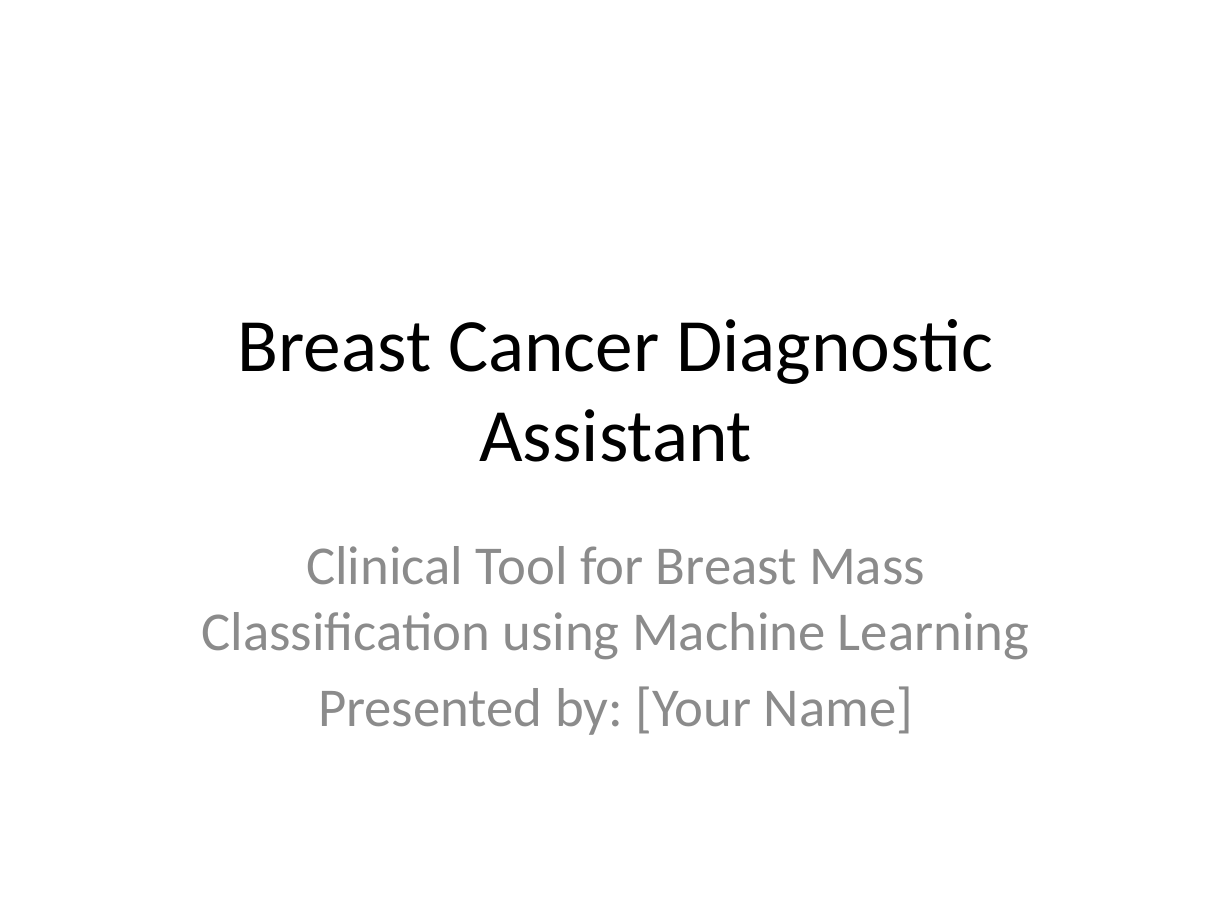
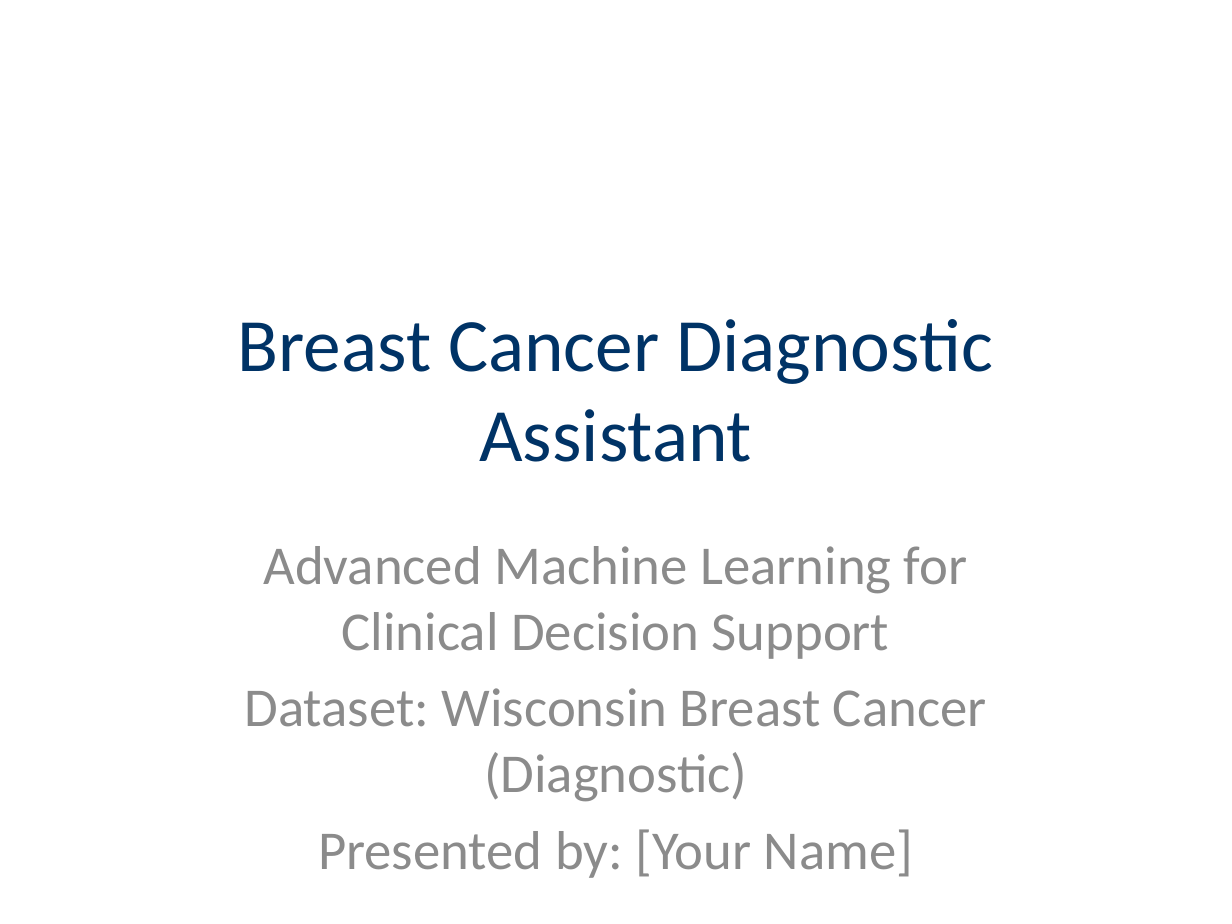
Before and after one commit to azharhussaincs/Breast-Cancer, a slide deck: slide 1 of presentation.pptx. Drawn at 1232x924 pixels with LibreOffice and Linux fonts; fonts in the diff are those of the drawing. Boxes give left, top, right and bottom in pixels: in the first picture for what was removed or moved away, otherwise in the second. Text is boxed around its words. In the diff, an @@ line names an element or a change of style, - is before the commit and + after.

```diff
--- a/presentation.pptx
+++ b/presentation.pptx
@@ title "Breast Cancer Diagnostic Assistant" at (x1=238, y1=319, x2=992, y2=462): text colour #000000 to #003366 @@
@@ subtitle at (x1=245, y1=546, x2=987, y2=802): text changed @@
-Clinical Tool for Breast Mass Classification using Machine Learning
+Advanced Machine Learning for Clinical Decision Support
+Dataset: Wisconsin Breast Cancer (Diagnostic)
```
Also in this commit, not shown: 7 other slides changed, 6 slides added, 2 slides removed, 1 other file.
